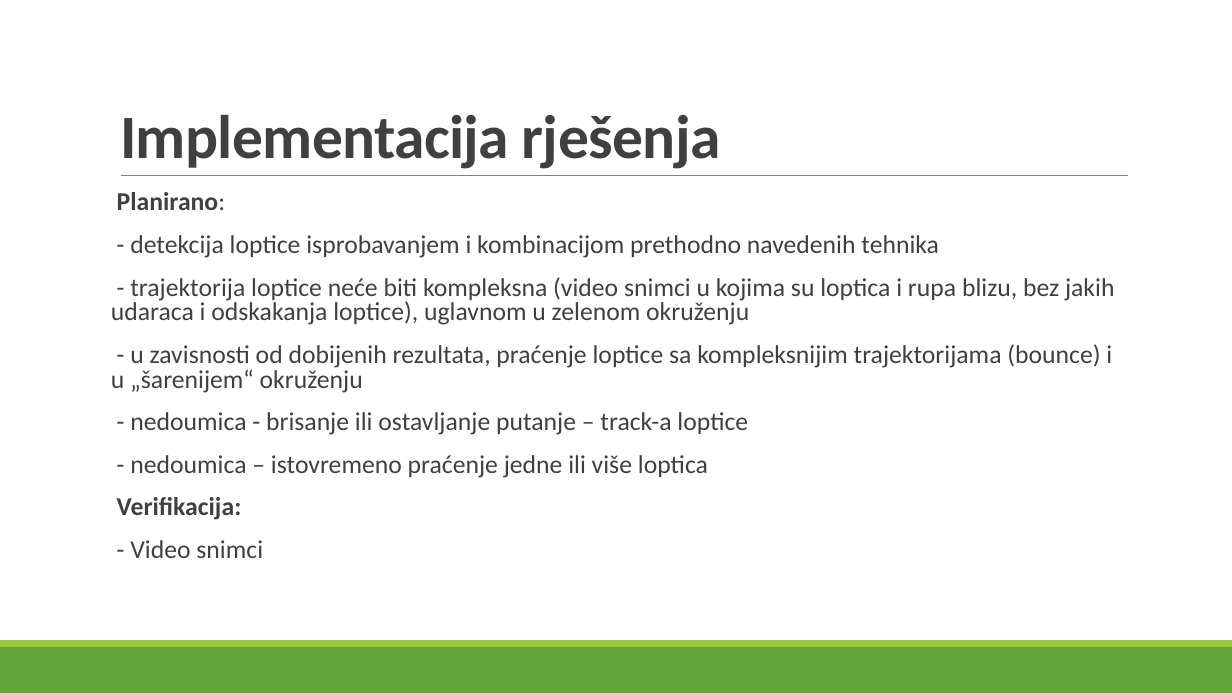
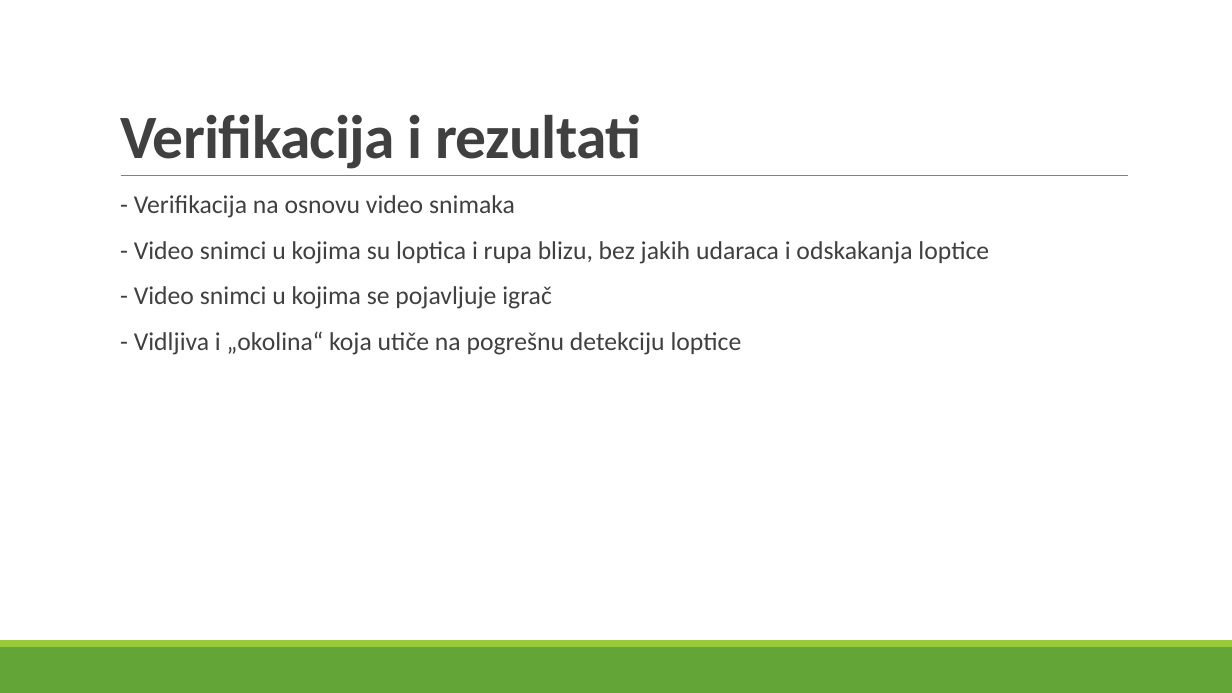
Before and after one commit to ckraisnikovic/softComputing, a slide deck: slide 14 of Detekcija i praćenje golf loptice na golf terenu.pptx. Drawn at 1232x693 pixels with LibreOffice and Linux fonts; fonts in the diff are those of the drawing. Boxes give left, top, right and bottom in pixels: in the first picture for what was removed or moved away, otherwise in the second. Text is boxed around its words. In the diff, an @@ line names an element or a change of style, - is before the commit and + after.

```diff
--- a/Detekcija i praćenje golf loptice na golf terenu.pptx
+++ b/Detekcija i praćenje golf loptice na golf terenu.pptx
@@ title at (x1=120, y1=114, x2=641, y2=169): text changed @@
-Implementacija rješenja
+Verifikacija i rezultati
@@ text at (x1=134, y1=195, x2=989, y2=355): text changed @@
-Planirano:
-- detekcija loptice isprobavanjem i kombinacijom prethodno navedenih tehnika
-- trajektorija loptice neće biti kompleksna (video snimci u kojima su loptica i rupa blizu, bez jakih udaraca i odskakanja loptice), uglavnom u zelenom okruženju
-- u zavisnosti od dobijenih rezultata, praćenje loptice sa kompleksnijim trajektorijama (bounce) i u „šarenijem“ okruženju
-- nedoumica - brisanje ili ostavljanje putanje – track-a loptice
-- nedoumica – istovremeno praćenje jedne ili više loptica
-Verifikacija:
-- Video snimci
+  - Verifikacija na osnovu video snimaka
+  - Video snimci u kojima su loptica i rupa blizu, bez jakih udaraca i odskakanja loptice
+  - Video snimci u kojima se pojavljuje igrač
+  - Vidljiva i „okolina“ koja utiče na pogrešnu detekciju loptice
```
Also in this commit, not shown: 12 other slides changed, 4 slides added.
